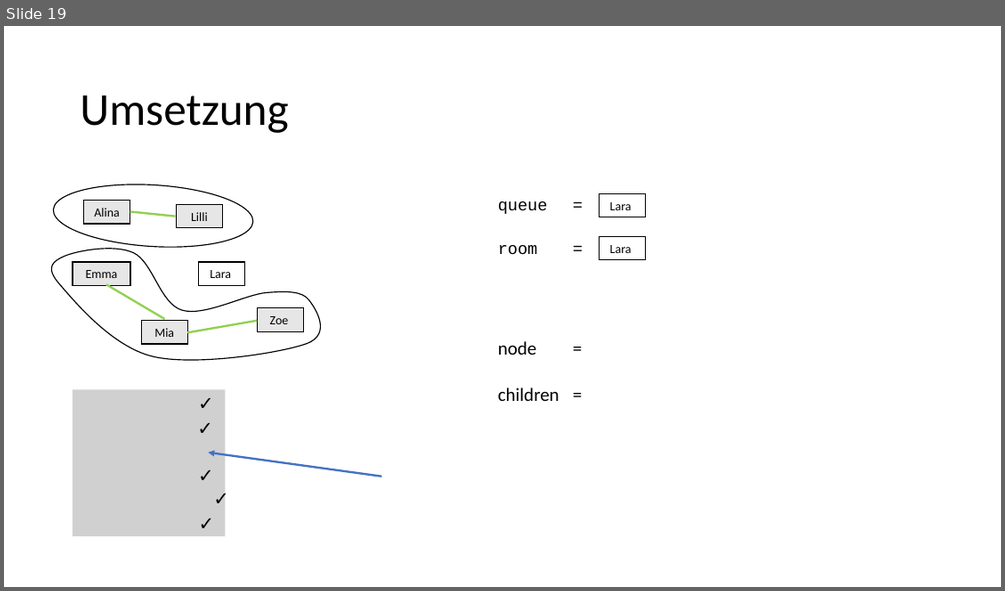
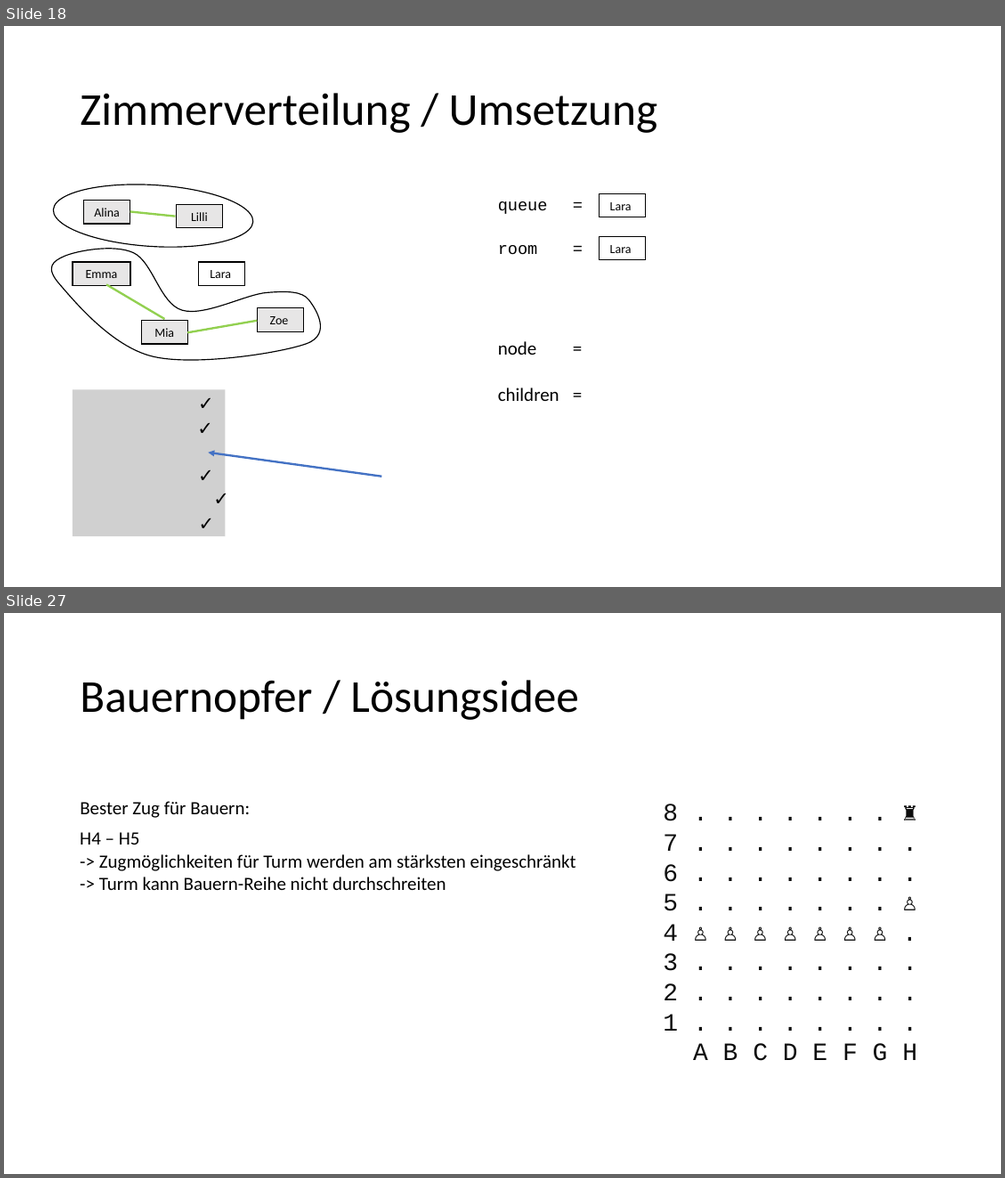
Before and after one commit to antonbaumann/wg, a slide deck: Abschlusspräsentation.pptx. Shown one above the other, each under a label of ours: slide 19 before the commit, slides 18 and 27 after it; the slides between them are not shown. The pictures are 1005x591 and 1005x1178 pixels, drawn with LibreOffice and Linux fonts; fonts in the diff are those of the drawing; grey boxes stand for pictures. Boxes give left, top, right and bottom in pixels: in the first picture for what was removed or moved away, otherwise in the second. Text is boxed around its words. In the diff, an @@ line names an element or a change of style, - is before the commit and + after.

```diff
--- a/Abschlusspräsentation.pptx
+++ b/Abschlusspräsentation.pptx
@@ slide 27 added at (4,613,1001,1174), background #FFFFFF @@
@@ title added at (80,680,578,720), 44 pt, text #000000 @@
+Bauernopfer / Lösungsidee
@@ text added at (80,801,250,818), 18 pt, text #000000 @@
+Bester Zug für Bauern:
@@ text added at (663,803,917,1061), 24 pt, text #0D0D0D @@
+8 . . . . . . . ♜
+7 . . . . . . . .
+6 . . . . . . . .
+5 . . . . . . . ♙
+4 ♙ ♙ ♙ ♙ ♙ ♙ ♙ .
+3 . . . . . . . .
+2 . . . . . . . .
+1 . . . . . . . .
+A B C D E F G H
@@ text added at (80,832,576,890), 18 pt, text #000000 @@
+H4 – H5
+-> Zugmöglichkeiten für Turm werden am stärksten eingeschränkt
+-> Turm kann Bauern-Reihe nicht durchschreiten
@@ what was slide 19 is now slide 18 @@
@@ slide 18 changed as well @@
@@ title at (80,93,657,133): text changed @@
-Umsetzung
+Zimmerverteilung / Umsetzung
```
Also in this commit, not shown: 16 other slides changed, 11 other slides added, 1 slide removed, 2 other files.
